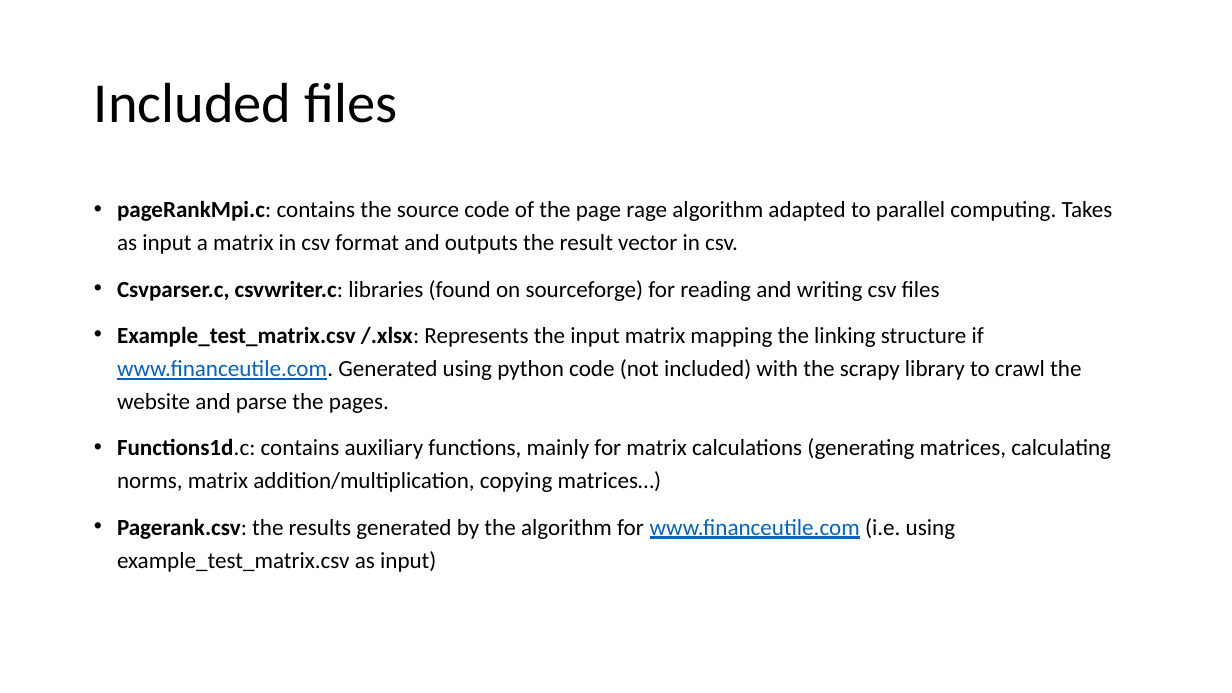
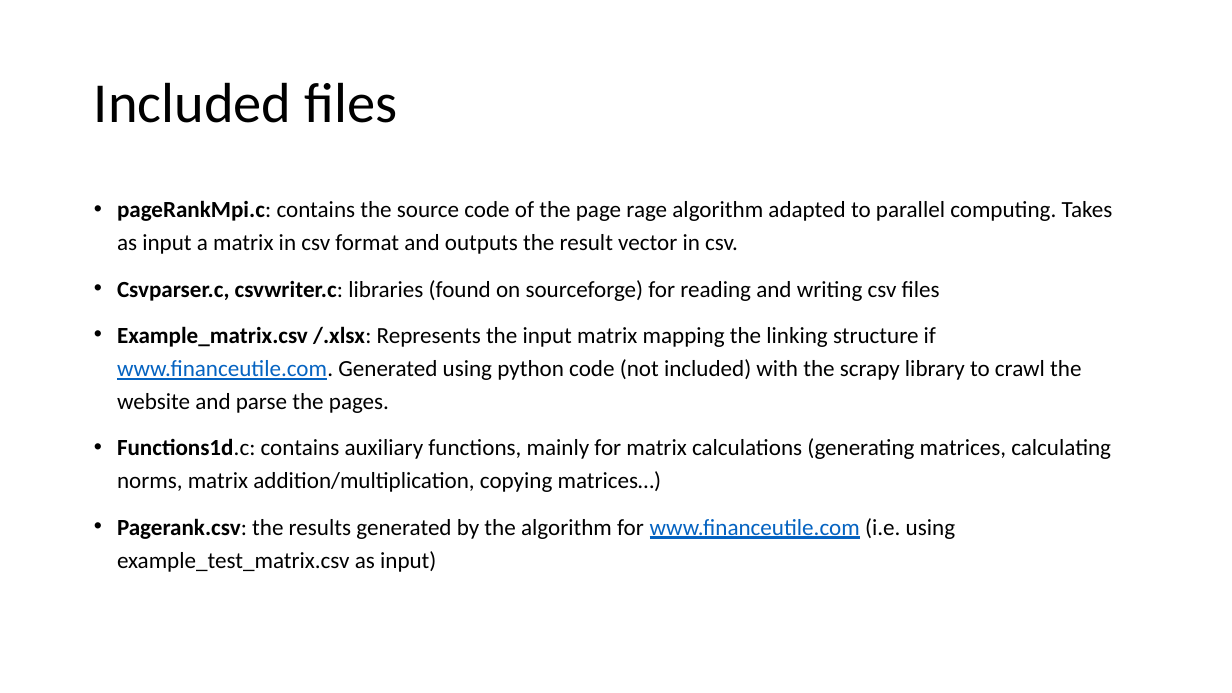
Before and after one commit to fearnleymartin/high-performance-computing, a slide deck: slide 2 of page_rank/Page rank in parallel.pptx. Drawn at 1232x693 pixels with LibreOffice and Linux fonts; fonts in the diff are those of the drawing. Boxes give left, top, right and bottom in pixels: in the first picture for what was removed or moved away, otherwise in the second. Text is boxed around its words. In the diff, an @@ line names an element or a change of style, - is before the commit and + after.

Commit message:
Changes to report Single loop structure Master process also does local calculations

```diff
--- a/page_rank/Page rank in parallel.pptx
+++ b/page_rank/Page rank in parallel.pptx
@@ text at [117, 326, 1081, 413]: text changed @@
-• Example_test_matrix.csv /.xlsx: Represents the input matrix mapping the linking structure if www.financeutile.com. Generated using python code (not included) with the scrapy library to crawl the website and parse the pages.
+• Example_matrix.csv /.xlsx: Represents the input matrix mapping the linking structure if www.financeutile.com. Generated using python code (not included) with the scrapy library to crawl the website and parse the pages.
```
Also in this commit, not shown: 3 other slides changed, 1 slide added, 10 other files.
